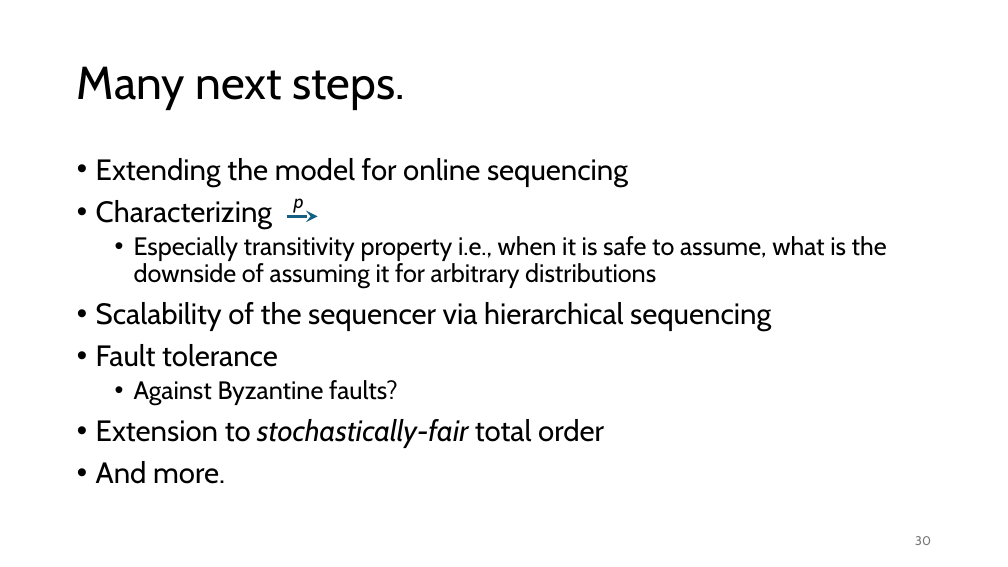
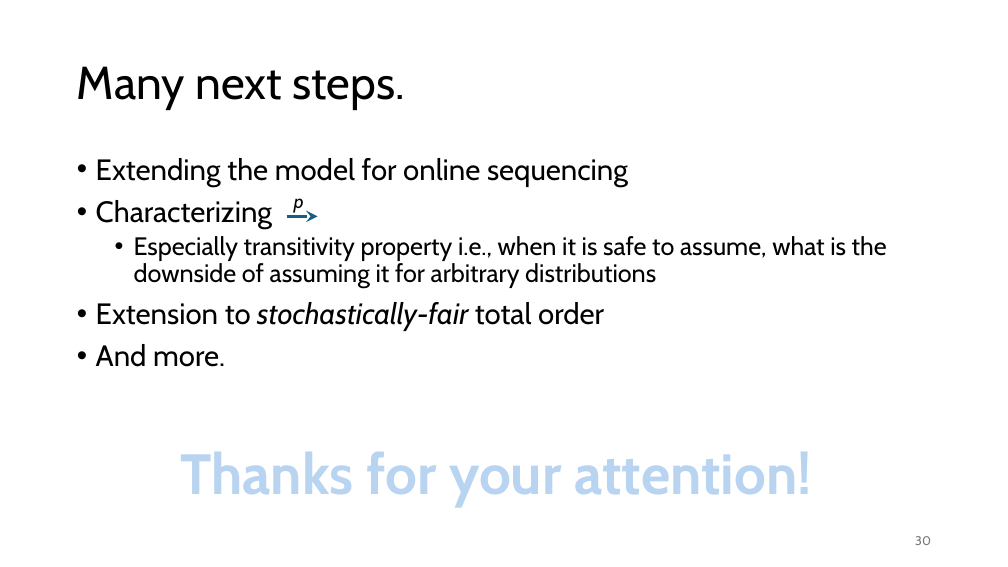
Before and after one commit to HaseebLUMS/Onyx-Presentation, a slide deck: slide 30 of tommy_hotnets.pptx. Drawn at 1008x567 pixels with LibreOffice and Linux fonts; fonts in the diff are those of the drawing. Boxes give left, top, right and bottom in pixels: in the first picture for what was removed or moved away, otherwise in the second. Text is boxed around its words. In the diff, an @@ line names an element or a change of style, - is before the commit and + after.

```diff
--- a/tommy_hotnets.pptx
+++ b/tommy_hotnets.pptx
@@ text at bbox=[96, 302, 771, 406]: paragraphs removed @@
-• Scalability of the sequencer via hierarchical sequencing
-• Fault tolerance
-  • Against Byzantine faults?
@@ text added at bbox=[180, 452, 811, 507], 54 pt, text pattern #0E2841 on #B8D4F0, bold @@
+Thanks for your attention!
```
Also in this commit, not shown: 10 other slides changed, 1 other file.
